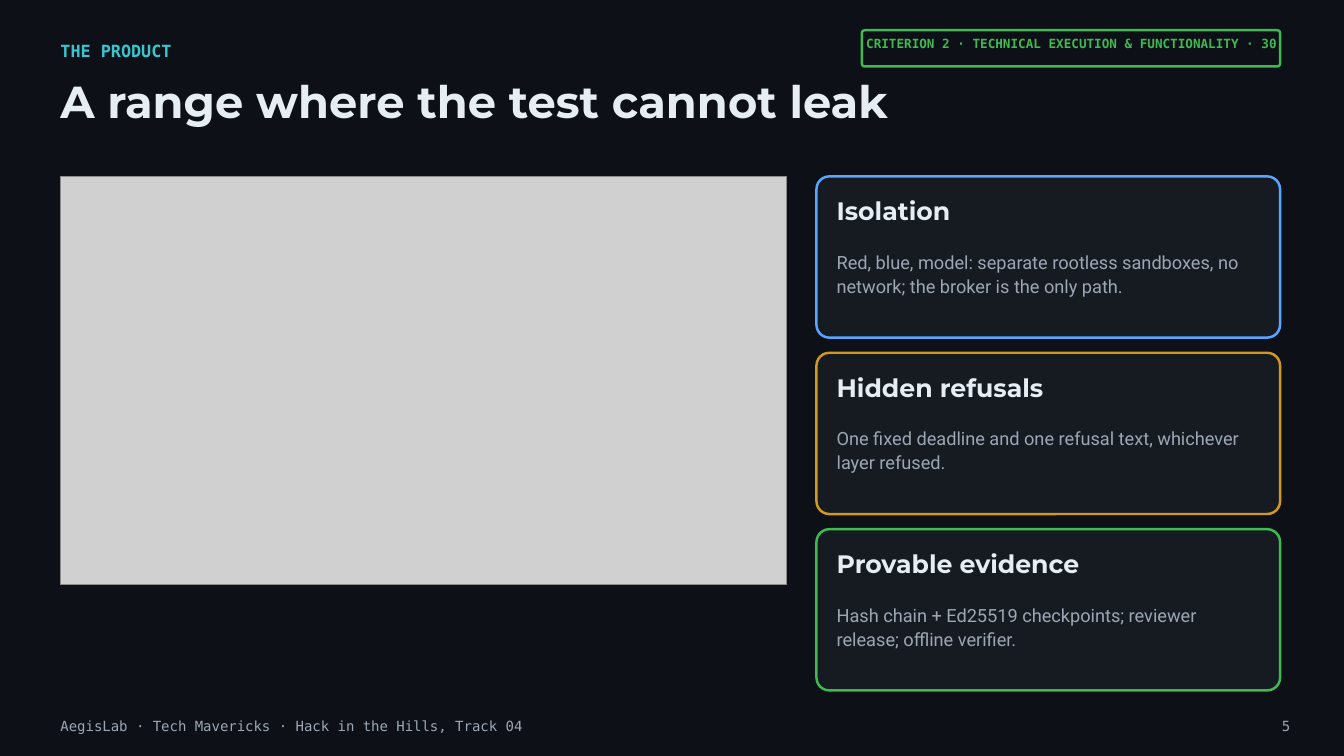
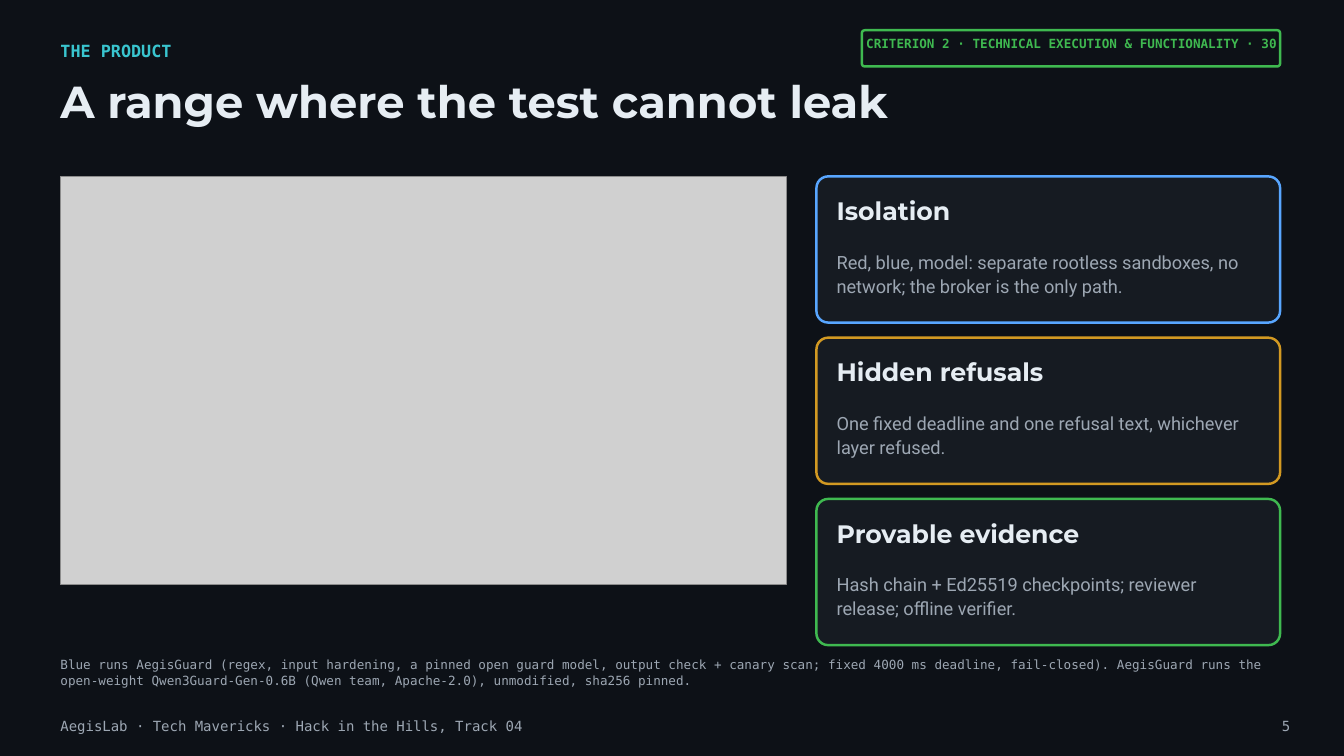
Before and after one commit to Invinciblx777/HIH, a slide deck: slide 5 of docs/pitch/AegisLab_Pitch.pptx. Drawn at 1344x756 pixels with LibreOffice and Linux fonts; fonts in the diff are those of the drawing; grey boxes stand for pictures. Boxes give left, top, right and bottom in pixels: in the first picture for what was removed or moved away, otherwise in the second. Text is boxed around its words. In the diff, an @@ line names an element or a change of style, - is before the commit and + after.

Commit message:
P22: AegisGuard naming on every visible surface (console Chat/Lab/playground/operator view/stats/accuracy card, /product, READMEs, pitch docs, deck); one credit each in README Credits, deck slide 5 footnote, console info, NOTICE; display strings only (keys, files, evidence, claims unchanged)

```diff
--- a/docs/pitch/AegisLab_Pitch.pptx
+++ b/docs/pitch/AegisLab_Pitch.pptx
@@ rounded rectangle: place and size @@
-rounded rectangle at [817, 176, 1280, 338]
+rounded rectangle at [817, 176, 1280, 323]
@@ rounded rectangle: place and size @@
-rounded rectangle at [817, 353, 1280, 514]
+rounded rectangle at [817, 338, 1280, 484]
@@ text "Hidden refusals": place and size @@
-text "Hidden refusals" at [837, 377, 1043, 397]
+text "Hidden refusals" at [837, 361, 1043, 381]
@@ text "One fixed deadline and one ...": place and size @@
-text "One fixed deadline and one ..." at [837, 431, 1239, 473]
+text "One fixed deadline and one ..." at [837, 416, 1239, 458]
@@ rounded rectangle: place and size @@
-rounded rectangle at [817, 529, 1280, 691]
+rounded rectangle at [817, 499, 1280, 645]
@@ text "Provable evidence": place and size @@
-text "Provable evidence" at [837, 553, 1080, 573]
+text "Provable evidence" at [837, 523, 1080, 543]
@@ text "Hash chain + Ed25519 checkpoints; ...": place and size @@
-text "Hash chain + Ed25519 checkpoints; ..." at [837, 608, 1197, 649]
+text "Hash chain + Ed25519 checkpoints; ..." at [837, 577, 1197, 618]
@@ text added at [60, 659, 1262, 688], 9 pt, text #9DA7B3 @@
+Blue runs AegisGuard (regex, input hardening, a pinned open guard model, output check + canary scan; fixed 4000 ms deadline, fail-closed). AegisGuard runs the open-weight Qwen3Guard-Gen-0.6B (Qwen team, Apache-2.0), unmodified, sha256 pinned.
```
Also in this commit, not shown: 4 other slides changed, 12 other files.
